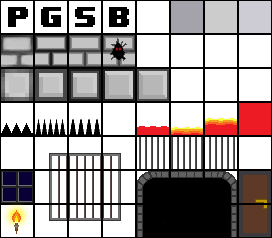
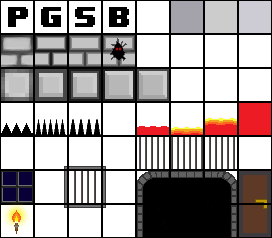
Before/after of a 272×238 layered artwork. What changed in the layer stack:
painted on "Window Bar Top" over [49, 153, 121, 169]
added layer "Bars" in group "Windows" over [74, 171, 96, 203]
renamed "Window Bar Bot copy" to "Window Bar sides", painted on it over [49, 171, 121, 203]
painted on "Window Bar Bot" over [49, 205, 121, 221]
